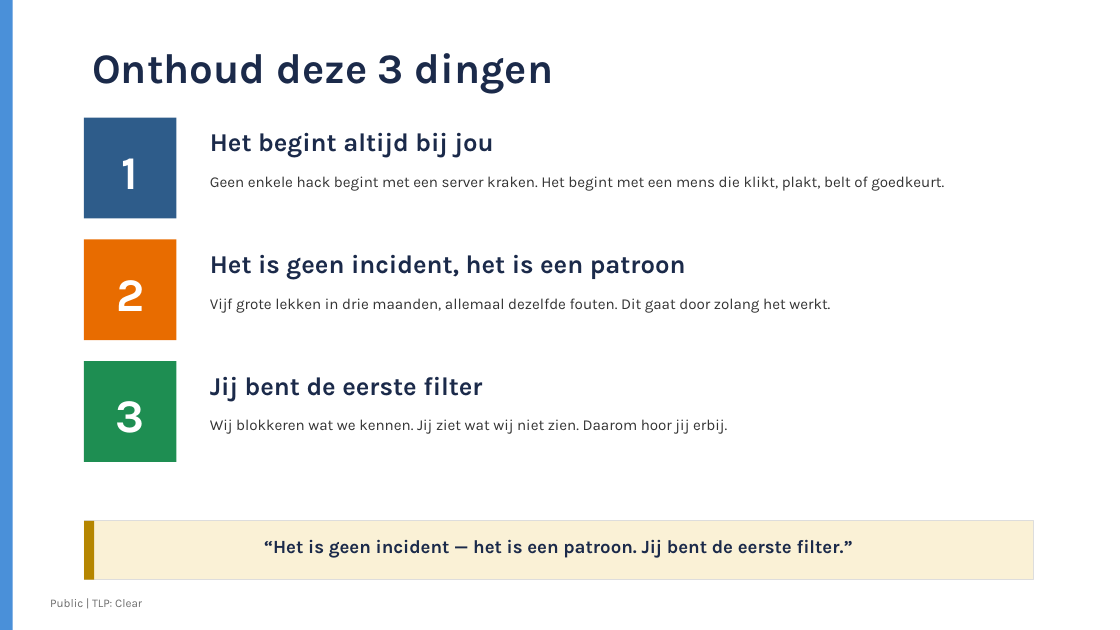
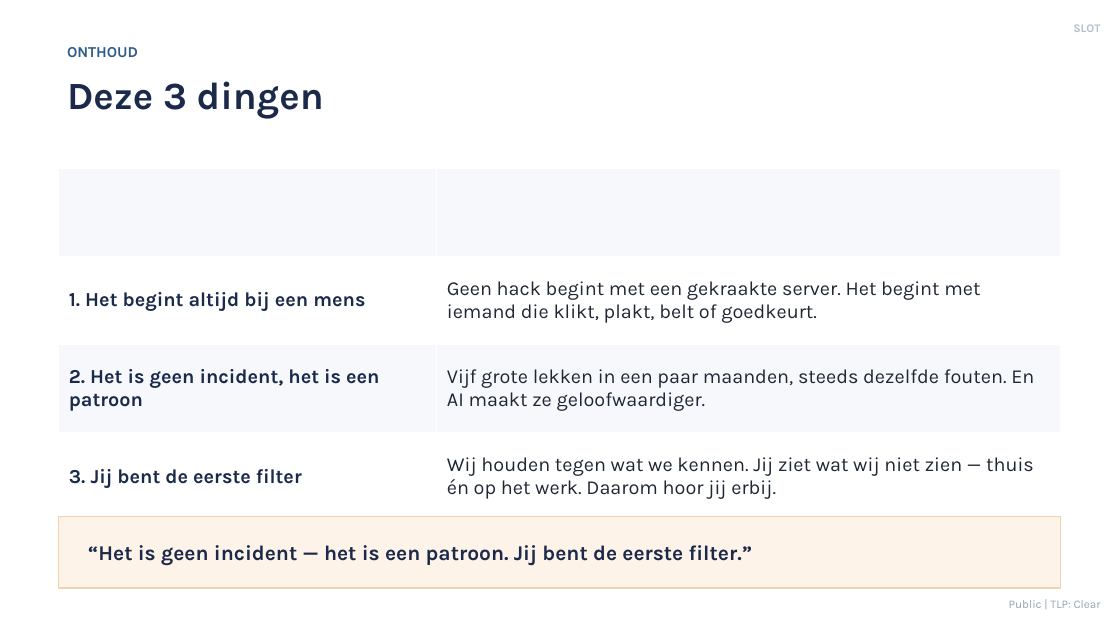
Before and after one commit to security-commons-nl/kennisbank, a slide deck: slide 25 of security/awareness-digitale-veiligheid/Learning_digitale_veiligheid_voor_managers.pptx (slide 16 before the commit). Drawn at 1120x630 pixels with LibreOffice and Linux fonts; fonts in the diff are those of the drawing. Boxes give left, top, right and bottom in pixels: in the first picture for what was removed or moved away, otherwise in the second. Text is boxed around its words. In the diff, an @@ line names an element or a change of style, - is before the commit and + after.

```diff
--- a/security/awareness-digitale-veiligheid/Learning_digitale_veiligheid_voor_managers.pptx
+++ b/security/awareness-digitale-veiligheid/Learning_digitale_veiligheid_voor_managers.pptx
@@ rectangle removed at bbox=[0, 0, 13, 630] @@
@@ text added at bbox=[1073, 24, 1100, 32], 10 pt, text #B6BECB, bold @@
+SLOT
@@ text added at bbox=[67, 47, 138, 57], 13 pt, text #2E5C8A, bold @@
+ONTHOUD
@@ text at bbox=[67, 81, 324, 119]: text changed; size 36 to 33 pt @@
-Onthoud deze 3 dingen
+Deze 3 dingen
@@ rectangle removed at bbox=[84, 118, 176, 218] @@
@@ text removed at bbox=[210, 132, 494, 157] @@
-Het begint altijd bij jou
@@ table added at bbox=[59, 168, 1061, 521], 4 rows, 2 columns @@
+ | 
+1. Het begint altijd bij een mens | Geen hack begint met een gekraakte server. Het begint met iemand die klikt, plakt, belt of goedkeurt.
+2. Het is geen incident, het is een patroon | Vijf grote lekken in een paar maanden, steeds dezelfde fouten. En AI maakt ze geloofwaardiger.
+3. Jij bent de eerste filter | Wij houden tegen wat we kennen. Jij ziet wat wij niet zien — thuis én op het werk. Daarom hoor jij erbij.
@@ text removed at bbox=[122, 158, 139, 189] @@
-1
@@ text removed at bbox=[210, 176, 944, 191] @@
-Geen enkele hack begint met een server kraken. Het begint met een mens die klikt, plakt, belt of goedkeurt.
@@ rectangle removed at bbox=[84, 239, 176, 340] @@
@@ text removed at bbox=[210, 255, 686, 279] @@
-Het is geen incident, het is een patroon
@@ text removed at bbox=[116, 280, 144, 311] @@
-2
@@ text removed at bbox=[210, 298, 830, 313] @@
-Vijf grote lekken in drie maanden, allemaal dezelfde fouten. Dit gaat door zolang het werkt.
@@ rectangle removed at bbox=[84, 361, 176, 462] @@
@@ text removed at bbox=[210, 377, 482, 401] @@
-Jij bent de eerste filter
@@ text removed at bbox=[116, 401, 145, 433] @@
-3
@@ text removed at bbox=[210, 419, 727, 434] @@
-Wij blokkeren wat we kennen. Jij ziet wat wij niet zien. Daarom hoor jij erbij.
@@ rectangle: place and size @@
-rectangle at bbox=[84, 521, 1033, 580]
+rectangle at bbox=[59, 517, 1061, 588]
@@ rectangle at bbox=[59, 517, 1061, 588]: fill #FAF1D6 to #FDF3E8; outline #DDDDDD 0.75 pt to #F0D4AD 1 pt @@
@@ text "“Het is geen incident — ...": place and size @@
-text "“Het is geen incident — ..." at bbox=[264, 539, 853, 558]
+text "“Het is geen incident — ..." at bbox=[88, 545, 752, 566]
@@ text "“Het is geen incident — ..." at bbox=[88, 545, 752, 566]: size 16 to 18 pt; alignment centre to left; vertical alignment top to middle @@
@@ rectangle removed at bbox=[84, 521, 94, 580] @@
@@ text "Public | TLP: Clear": place and size @@
-text "Public | TLP: Clear" at bbox=[50, 599, 142, 607]
+text "Public | TLP: Clear" at bbox=[1009, 600, 1101, 608]
@@ text "Public | TLP: Clear" at bbox=[1009, 600, 1101, 608]: text colour #6E6E6E to #9AA3B2; alignment left to right @@
```
Also in this commit, not shown: 7 other slides changed, 18 slides added, 9 slides removed, 1 other file.
